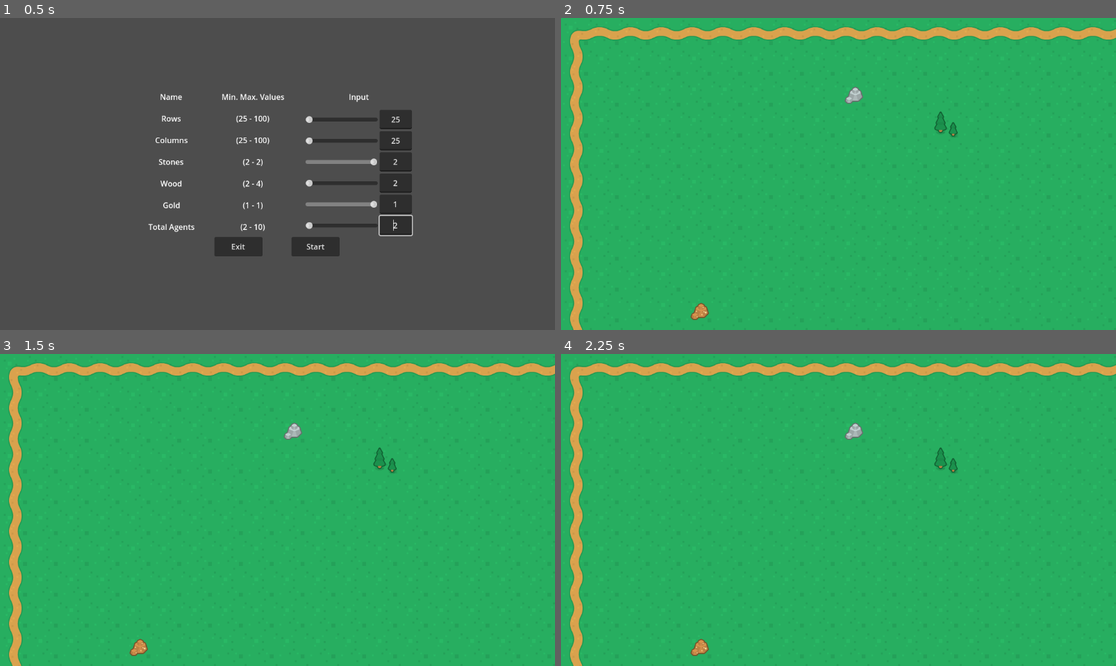
Above: before the commit, frames 1-4 (two rows, left to right).
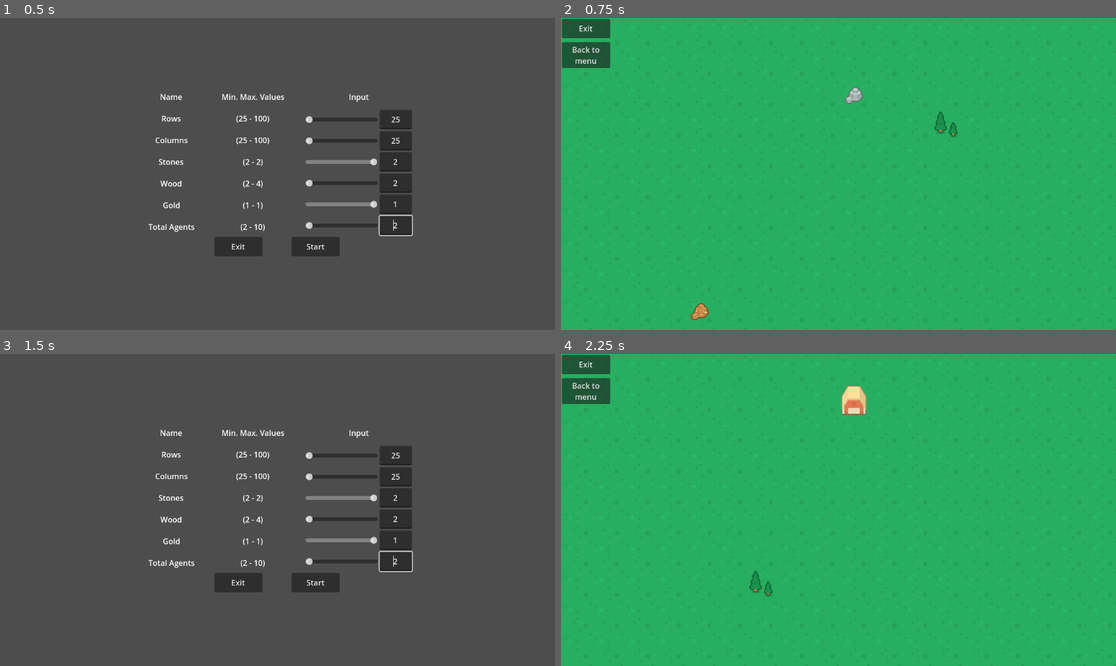
Above: after the commit, the same moments.

Repository: ApostolisSiampanis/intelligent-agents
Game: Godot game, scene res://scenes/input_screen.tscn
The game is run twice, just before and just after one commit, with the same random seed, the same clock (stepped at 60 frames per second) and the same inputs.
Inputs (mouse positions are in pixels of both pictures, inside the frame that each line leads up to):
- Up to frame 1 (0.5 s): no input
- Up to frame 2 (0.75 s): click "Start" at 0.5 s
- Up to frame 3 (1.5 s): click (27, 391) at 1.25 s, where only the run after the commit has a clickable "Back to menu"
- Up to frame 4 (2.25 s): click (877, 581) at 2 s, where only the run after the commit has a clickable "Start"

Frame 1 is identical in both runs. In frame 2, 5.4% of the frame differs, in the area x 0-100%, y 0-100%; in frame 3, 100%; in frame 4, 6.3%.

Commit message:
Update map_generator.tscn
- Create CanvasLayer with child nodes ExitButton and MainMenuButton.
- Attach exit_app.gd to ExitButton.
- Attach back_to_menu.gd to MainMenuButton.

Diff:
--- a/scenes/map_generator.tscn
+++ b/scenes/map_generator.tscn
@@ -1,8 +1,10 @@
-[gd_scene load_steps=6 format=3 uid="uid://cyw2b0ow4rr55"]
+[gd_scene load_steps=8 format=3 uid="uid://cyw2b0ow4rr55"]
 
 [ext_resource type="Script" path="res://scripts/map_generator.gd" id="1_4te8f"]
 [ext_resource type="Texture2D" uid="uid://b232tmj85wv4e" path="res://assets/medievalRTS/medieval_tilesheet.png" id="1_qqf7x"]
 [ext_resource type="Script" path="res://scripts/camera_movement.gd" id="3_g5pt1"]
+[ext_resource type="Script" path="res://scripts/exit_app.gd" id="4_61sxg"]
+[ext_resource type="Script" path="res://scripts/back_to_menu.gd" id="5_l6ovq"]
 
 [sub_resource type="TileSetAtlasSource" id="TileSetAtlasSource_ylq5a"]
 texture = ExtResource("1_qqf7x")
@@ -12,18 +14,11 @@
 0:0/0 = 0
 7:4/0 = 0
 9:5/0 = 0
-12:4/0 = 0
-12:5/0 = 0
 7:6/0 = 0
 5:6/0 = 0
 1:4/0 = 0
-4:0/0 = 0
-5:0/0 = 0
-4:1/0 = 0
-5:1/0 = 0
-5:2/0 = 0
-4:2/0 = 0
 0:6/0 = 0
+3:1/0 = 0
 
 [sub_resource type="TileSet" id="TileSet_vw3px"]
 tile_size = Vector2i(64, 64)
@@ -44,3 +39,27 @@
 anchor_mode = 0
 limit_smoothed = true
 script = ExtResource("3_g5pt1")
+
+[node name="CanvasLayer" type="CanvasLayer" parent="."]
+
+[node name="ExitButton" type="Button" parent="CanvasLayer"]
+custom_minimum_size = Vector2(100, 40)
+offset_left = 2.0
+offset_top = 2.0
+offset_right = 102.0
+offset_bottom = 42.0
+text = "Exit"
+script = ExtResource("4_61sxg")
+
+[node name="MainMenuButton" type="Button" parent="CanvasLayer"]
+custom_minimum_size = Vector2(100, 40)
+offset_left = 2.0
+offset_top = 50.0
+offset_right = 102.0
+offset_bottom = 90.0
+text = "Back to
+menu"
+script = ExtResource("5_l6ovq")
+
+[connection signal="pressed" from="CanvasLayer/ExitButton" to="CanvasLayer/ExitButton" method="_on_pressed"]
+[connection signal="pressed" from="CanvasLayer/MainMenuButton" to="CanvasLayer/MainMenuButton" method="_on_pressed"]
